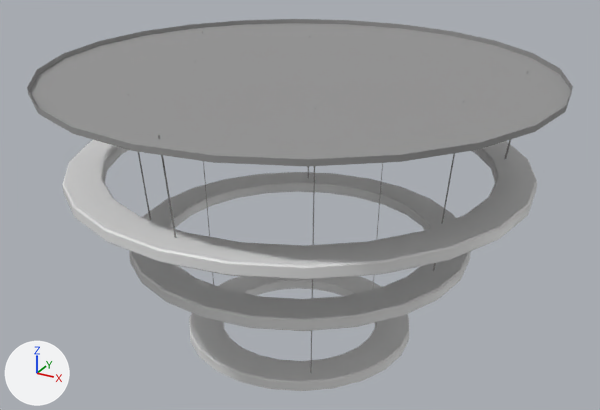
The FBX model The Olympics/Assets/Materials/3d models/vip room/Lamps/Ceiling_lamp.FBX: old version first, new version second.
One viewpoint serves both versions: a camera (50 mm lens) standing at (1.04, -1.891, 0.54) and looking at (-0.001, 0.001, -0.406). Arrows for +X, +Y and +Z are at lower left; the lights stay in place. Where no turn or scale is listed for an object, it has been applied to the vertices.

Script lines for the objects in view, before the commit:
```python
mat_01___default = principled_material('01 - Default')
mat_01___default.base_color = (0.302, 0.302, 0.302)  # grey #959595
mat_01___default.roughness = 0.859
me_mesh = bpy.data.meshes.new('Mesh')
me_mesh.from_pydata(...)  # 528 vertices, 528 faces; spans x -0.635..0.635, y -0.637..0.633, z -0.774..-0.237
me_mesh_001 = bpy.data.meshes.new('Mesh.001')
me_mesh_001.from_pydata(...)  # 120 vertices, 142 faces; spans x -0.69..0.69, y -0.69..0.69, z -0.76..0.019
me_mesh_001.materials.append(mat_01___default)  # grey #959595
ob_rings_lamp = bpy.data.objects.new('rings lamp', me_mesh)
ob_rings_lamp.location = (0.0, 0.002, -0.028)
ob_top_lamp = bpy.data.objects.new('top lamp', me_mesh_001)
ob_top_lamp.location = (0.0, 0.002, -0.028)
```
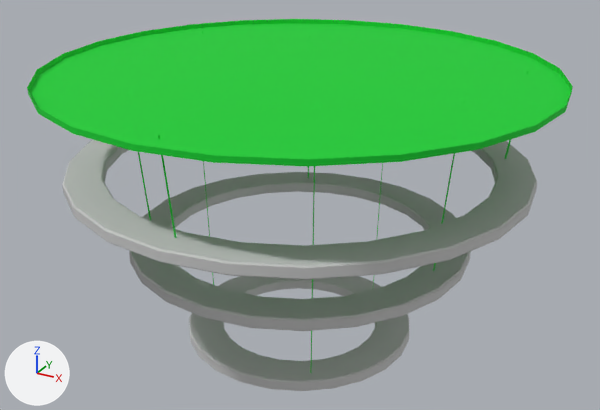
The change in detail:
Material '01 - Default' (mat_01___default) changes colour from grey #959595 to green #00cf2e; in linear values from (0.302, 0.302, 0.302) to (0.0, 0.624, 0.0275).
Material '03 - Default' (mat_03___default) is new.
Its base color is (0.588, 0.588, 0.588) (light grey #cacaca).
Its roughness is 0.859.
me_mesh has 528 vertices, 528 faces and spans x -0.635..0.635, y -0.637..0.633, z -0.774..-0.237.
me_mesh now uses material mat_03___default (light grey #cacaca).

Changed parts and their boxes (x1, y1, x2, y2) in the pictures (600 x 410 px):
'top lamp', recoloured (grey to green)
    both: (27, 19, 573, 373)
'rings lamp', recoloured
    both: (63, 140, 537, 391)
